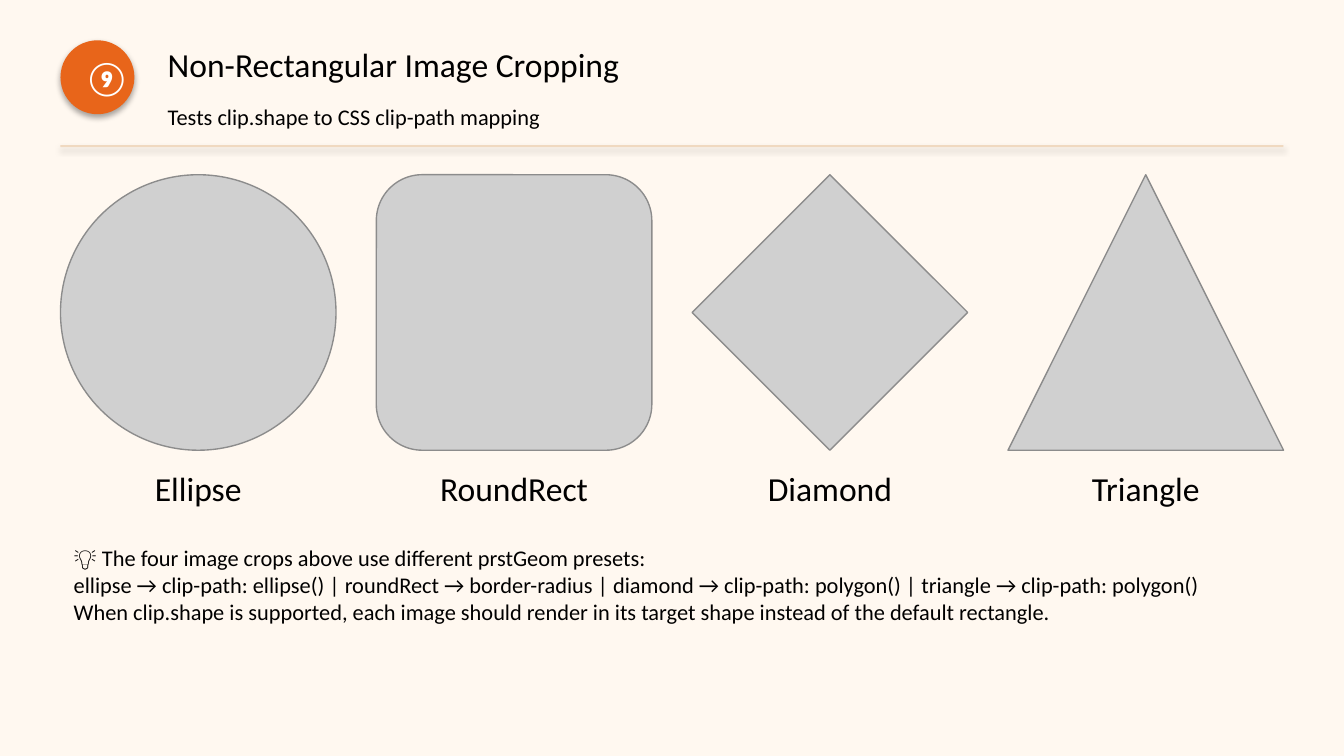
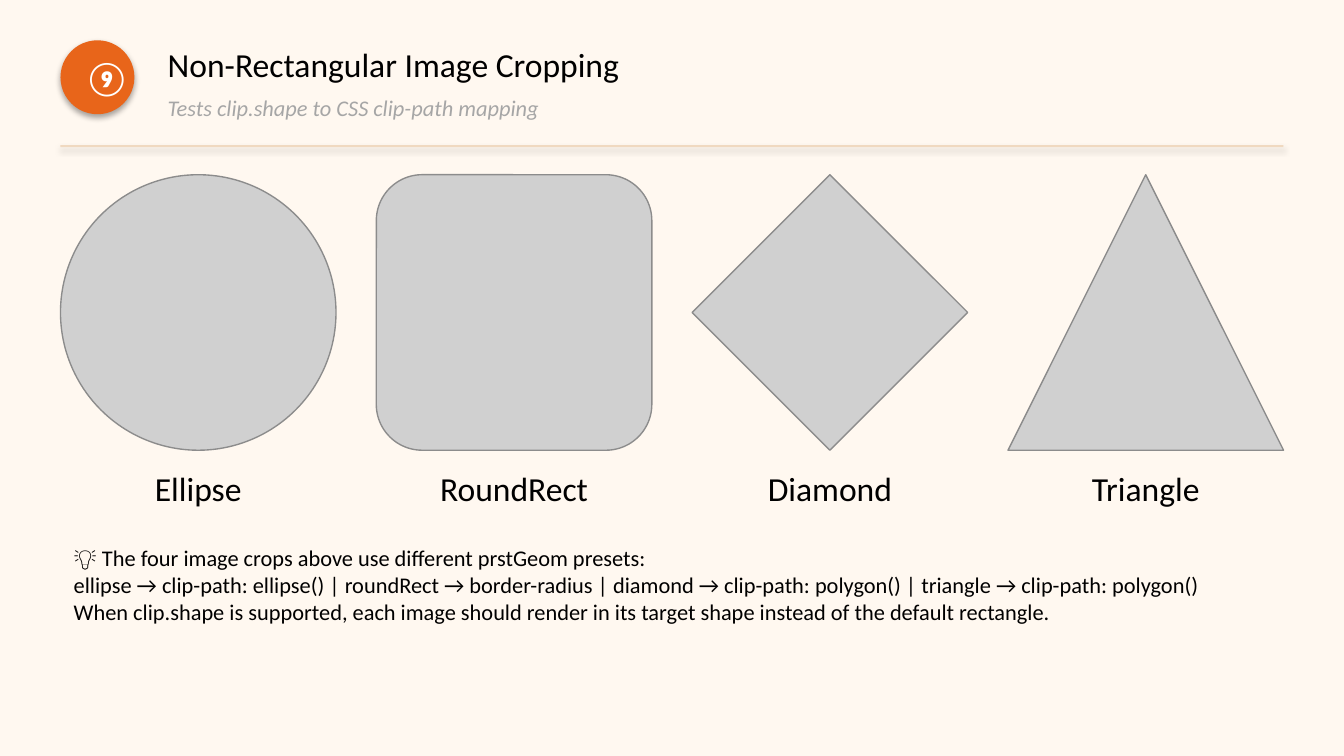
Before and after one commit to NingYuM/NingYuM.github.io, a slide deck: slide 14 of viewer-examples/samples/05-preview.pptx. Drawn at 1344x756 pixels with LibreOffice and Linux fonts; fonts in the diff are those of the drawing; grey boxes stand for pictures. Boxes give left, top, right and bottom in pixels: in the first picture for what was removed or moved away, otherwise in the second. Text is boxed around its words. In the diff, an @@ line names an element or a change of style, - is before the commit and + after.

```diff
--- a/viewer-examples/samples/05-preview.pptx
+++ b/viewer-examples/samples/05-preview.pptx
@@ text "Tests clip.shape to CSS clip-path ..." moved from (x1=168, y1=109, x2=540, y2=129) to (x1=168, y1=100, x2=538, y2=120) @@
@@ text "Tests clip.shape to CSS clip-path ..." at (x1=168, y1=100, x2=538, y2=120): text colour #000000 to #A6A6A6, italic on @@
```
Also in this commit, not shown: 5 other slides changed, 21 other files.
